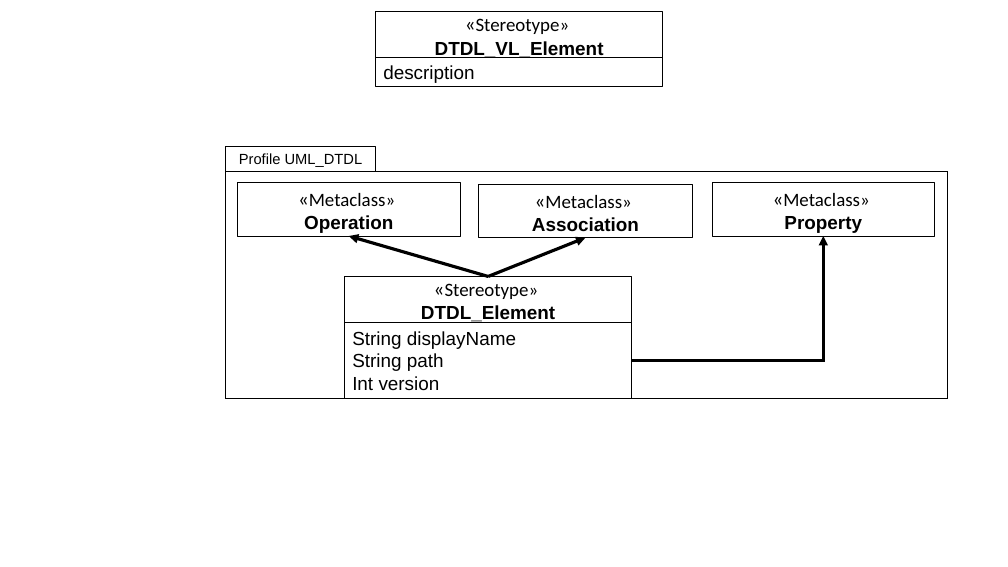
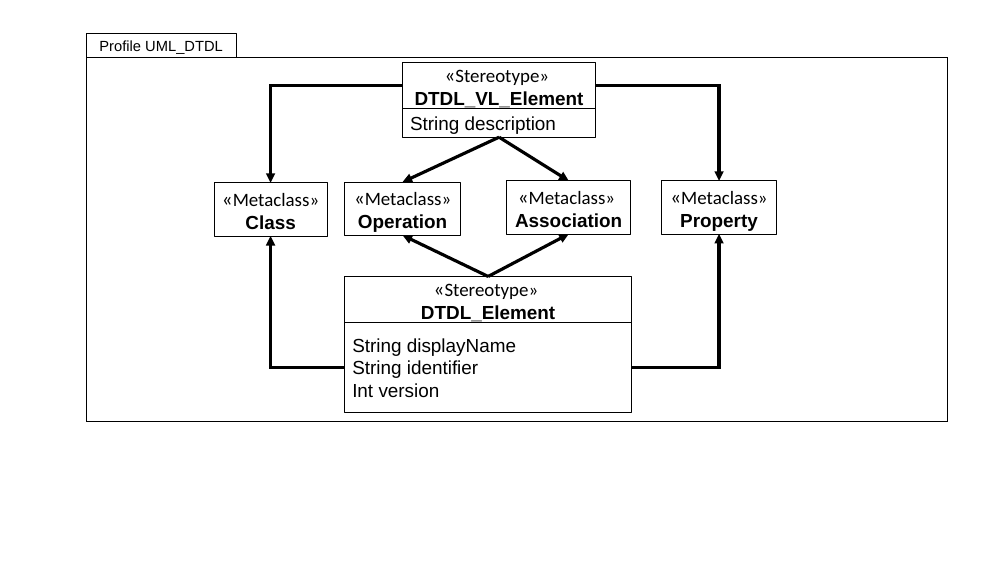
Before and after one commit to derlehner/dt_language_comparison, a slide deck: slide 3 of Figures.pptx (slide 5 before the commit). Drawn at 1008x567 pixels with LibreOffice and Linux fonts; fonts in the diff are those of the drawing. Boxes give left, top, right and bottom in pixels: in the first picture for what was removed or moved away, otherwise in the second. Text is boxed around its words. In the diff, an @@ line names an element or a change of style, - is before the commit and + after.

```diff
--- a/Figures.pptx
+++ b/Figures.pptx
@@ rectangle "Profile UML_DTDL": place and size @@
-rectangle "Profile UML_DTDL" at [225,147,376,172]
+rectangle "Profile UML_DTDL" at [86,33,237,58]
@@ rectangle: place and size @@
-rectangle at [225,172,948,399]
+rectangle at [86,58,948,422]
@@ elbow arrow added from (403, 85) to (271, 183), #000000 3 pt @@
@@ rectangle "«Stereotype»": place and size @@
-rectangle "«Stereotype»" at [376,12,662,58]
+rectangle "«Stereotype»" at [403,63,596,109]
@@ elbow arrow added from (596, 85) to (719, 181), #000000 3 pt @@
@@ rectangle "String description": place and size @@
-rectangle "String description" at [376,58,662,87]
+rectangle "String description" at [403,109,596,138]
@@ text in rectangle at [410,116,556,134]: text changed @@
-description
+String description
@@ arrow added from (499, 137) to (403, 182), #000000 3 pt @@
@@ arrow added from (499, 137) to (569, 181), #000000 3 pt @@
@@ rectangle added at [214,183,327,237], outline #000000 0.75 pt, 18 pt, text #000000 @@
+«Metaclass»
+Class
@@ rectangle "«Metaclass»": place and size @@
-rectangle "«Metaclass»" at [237,183,461,237]
+rectangle "«Metaclass»" at [345,182,461,236]
@@ rectangle "«Metaclass»": place and size @@
-rectangle "«Metaclass»" at [479,185,693,238]
+rectangle "«Metaclass»" at [507,181,631,234]
@@ rectangle "«Metaclass»": place and size @@
-rectangle "«Metaclass»" at [712,183,935,237]
+rectangle "«Metaclass»" at [662,181,777,234]
@@ elbow arrow added from (345, 368) to (271, 236), #000000 3 pt @@
@@ arrow moved from (488, 277) - (349, 236) to (488, 277) - (403, 235) @@
@@ arrow moved from (488, 277) - (585, 237) to (488, 277) - (569, 234) @@
@@ elbow arrow moved from (631, 361) - (823, 236) to (631, 368) - (719, 234) @@
@@ rectangle "String displayName": place and size @@
-rectangle "String displayName" at [345,323,631,399]
+rectangle "String displayName" at [345,323,631,413]
@@ text in rectangle at [352,360,478,378]: text changed @@
-String path
+String identifier
```
Also in this commit, not shown: 4 other slides changed, 1 other file.
